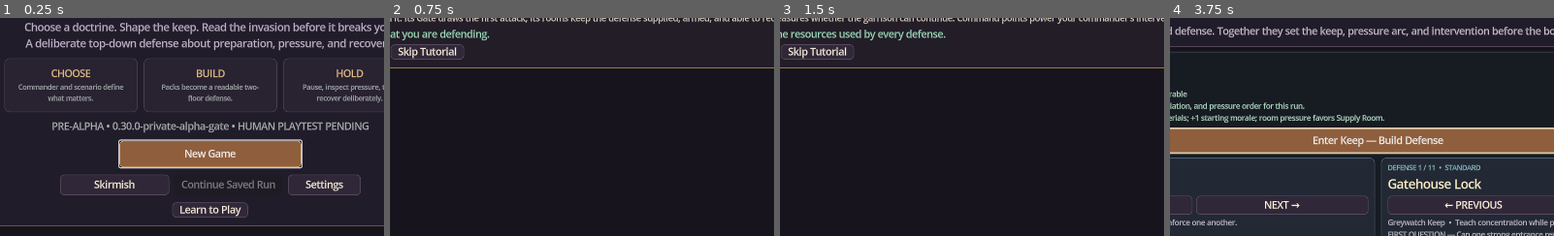
Above: before the commit, frames 1-4 (left to right).
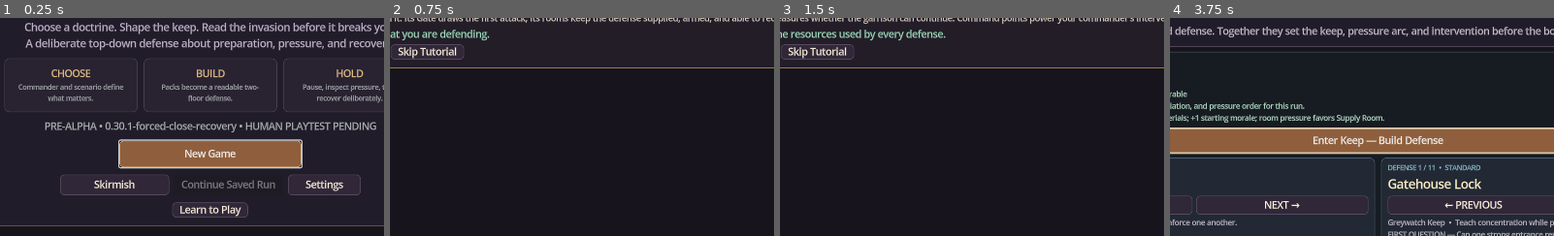
Above: after the commit, the same moments.

Repository: raphaelroshan/pack-the-keep
Game: Godot game, scene res://scenes/Main.tscn
Same seed, same stepped clock (60 frames per second), same inputs: the game is played once before the commit and once after it.
Inputs:
- Up to frame 1 (0.25 s): no input
- Up to frame 2 (0.75 s): click "New Game" at 0.5 s
- Up to frame 3 (1.5 s): click "Continue" at 1.25 s
- Up to frame 4 (3.75 s): click "Continue" at 2 s; click "Show Objective" at 2.75 s; click "Skip Tutorial" at 3.5 s
The pictures show only the part of the screen within x 22-72%, y 41-91%; the shares and areas given below are measured in that part.

The runs differ from the first frame. In frame 1, 2.2% of the frame differs, in the area x 11-98%, y 47-53%; in frame 2, nothing differs; in frame 3, nothing differs; in frame 4, less than 0.1%.

Commit message:
test: verify packaged forced close recovery

Diff:
--- a/content/content_manifest.json
+++ b/content/content_manifest.json
@@ -1,7 +1,7 @@
 {
   "schema_version": 1,
   "game_id": "pack-the-keep",
-  "content_version": "0.30.0",
+  "content_version": "0.30.1",
   "p4_vertical_slice": {
     "status": "implemented",
     "scorecard": "each_resolved_wave_records_doctrine_outcome_damage_defeated_enemies_and_recovery_actions",
@@ -632,8 +632,18 @@
     "areas": ["accessibility", "persistence", "controller_navigation", "audio_settings", "clean_install", "migration", "performance", "package_provenance", "failure_recovery", "known_limitations"],
     "performance": "bounded_deterministic_scenario_resolution_and_2560x1440_large_text_refresh_workloads",
     "release_boundary": "release_public_alpha_and_storefront_flags_remain_false_with_seven_human_gates_pending",
-    "packaged_validation": "clean_install_reinstall_stale_backup_missing_profile_and_upgrade_reports_are_rechecked_by_the_k8_gate",
+    "packaged_validation": "clean_install_reinstall_stale_backup_missing_profile_upgrade_and_forced_close_recovery_reports_are_rechecked_by_the_k8_gate",
     "evidence": ["design/k8_private_alpha_gate.md", "docs/k8_private_alpha_gate_verification.md", "tests/test_k8_private_alpha_validator.py", "tests/test_k8_performance_budget.gd"],
+    "next_slice": "p54_packaged_forced_close_recovery"
+  },
+  "p54_packaged_forced_close_recovery": {
+    "status": "implemented",
+    "process_boundary": "windows_candidate_is_terminated_after_malformed_primaries_and_valid_backups_are_flushed",
+    "relaunch": "same_relocated_executable_and_profile_restore_run_and_settings_from_backups",
+    "rewrite": "recovered_state_is_saved_back_to_current_schema_primaries",
+    "artifact": "packaged_smoke_schema_3_with_forced_termination_metadata_and_recovery_report",
+    "human_boundary": "manual_timing_around_real_os_save_operations_remains_pending",
+    "evidence": ["design/p54_packaged_forced_close_recovery.md", "docs/p54_forced_close_recovery_verification.md", "src/platform/packaged_smoke.gd", "tools/run_packaged_smoke.py", "tests/test_packaged_smoke_runner.py"],
     "next_slice": "human_private_alpha_sessions_when_owner_schedules_them"
   },
   "campaign": {
--- a/content/gameplay_framework.json
+++ b/content/gameplay_framework.json
@@ -1,7 +1,7 @@
 {
   "schema_version": 1,
   "game_id": "pack-the-keep",
-  "framework_version": "0.30.0-private-alpha-gate",
+  "framework_version": "0.30.1-forced-close-recovery",
   "design_promise": "Choose a commander, open a coherent pack, arrange a readable keep, and adapt when a forecasted invasion tests the doctrine you chose.",
   "p0_alpha_foundation": {
     "status": "implemented",
--- a/content/k8_private_alpha_gate.json
+++ b/content/k8_private_alpha_gate.json
@@ -1,6 +1,6 @@
 {
   "schema_version": 1,
-  "build_version": "0.30.0-private-alpha-gate",
+  "build_version": "0.30.1-forced-close-recovery",
   "status": "automated_candidate",
   "release_ready": false,
   "public_alpha_ready": false,
@@ -14,7 +14,7 @@
     {"id": "migration", "status": "packaged", "evidence": ["design/p14_packaged_lifecycle_safety.md", "src/platform/packaged_smoke.gd"]},
     {"id": "performance", "status": "automated", "evidence": ["tests/test_k8_performance_budget.gd"]},
     {"id": "package_provenance", "status": "packaged", "evidence": ["tests/test_release_identity.py", "docs/p47_self_contained_playtest_release_verification.md"]},
-    {"id": "failure_recovery", "status": "automated", "evidence": ["tests/test_p12_save_recovery.gd", "tests/test_p46_navigation_safety.gd"]},
+    {"id": "failure_recovery", "status": "packaged", "evidence": ["tests/test_p12_save_recovery.gd", "tests/test_p46_navigation_safety.gd", "src/platform/packaged_smoke.gd", "tools/run_packaged_smoke.py"]},
     {"id": "known_limitations", "status": "documented", "evidence": ["docs/private_alpha_known_limitations.md"]}
   ],
   "performance_budget": {
--- a/content/p12_alpha_checklist.json
+++ b/content/p12_alpha_checklist.json
@@ -1,6 +1,6 @@
 {
   "schema_version": 1,
-  "build_version": "0.30.0-private-alpha-gate",
+  "build_version": "0.30.1-forced-close-recovery",
   "status": "candidate",
   "checks": [
     {"id": "windows_launch", "status": "implemented", "evidence": ["tests/test_release_identity.py", "tools/run_packaged_smoke.py", ".github/workflows/ci.yml"]},
@@ -12,7 +12,7 @@
     {"id": "scaling", "status": "implemented", "evidence": ["tests/test_p10_controller_scaling.gd", "src/platform/packaged_smoke.gd"]},
     {"id": "input_remapping", "status": "implemented", "evidence": ["tests/test_p10_controller_scaling.gd", "src/platform/packaged_smoke.gd"]},
     {"id": "pause", "status": "implemented", "evidence": ["tests/test_p2_ui.gd", "src/platform/packaged_smoke.gd"]},
-    {"id": "crash_safe_close", "status": "implemented", "evidence": ["tests/test_p12_save_path_isolation.gd", "tests/test_p12_save_recovery.gd", "tests/test_p12_settings_recovery.gd", "src/platform/packaged_smoke.gd"]},
+    {"id": "crash_safe_close", "status": "implemented", "evidence": ["tests/test_p12_save_path_isolation.gd", "tests/test_p12_save_recovery.gd", "tests/test_p12_settings_recovery.gd", "src/platform/packaged_smoke.gd", "tools/run_packaged_smoke.py"]},
     {"id": "clean_reinstall", "status": "implemented", "evidence": ["tests/test_p12_packaged_profile.gd", "tests/test_packaged_smoke_runner.py", "tools/run_packaged_smoke.py", "design/p12_clean_reinstall.md", "design/p14_packaged_lifecycle_safety.md"]}
   ],
   "human_gates": [
--- a/content/p16_playtest_protocol.json
+++ b/content/p16_playtest_protocol.json
@@ -1,6 +1,6 @@
 {
   "schema_version": 1,
-  "build_version": "0.30.0-private-alpha-gate",
+  "build_version": "0.30.1-forced-close-recovery",
   "status": "ready_for_human_sessions",
   "release_ready": false,
   "minimum_completed_sessions": 4,
--- a/project.godot
+++ b/project.godot
@@ -6,7 +6,7 @@
 
 [application]
 config/name="Pack the Keep"
-config/version="0.30.0-private-alpha-gate"
+config/version="0.30.1-forced-close-recovery"
 run/main_scene="res://scenes/Main.tscn"
 config/features=PackedStringArray("4.3", "GL Compatibility")
 boot_splash/bg_color=Color(0.045, 0.04, 0.055, 1)
--- a/src/platform/packaged_smoke.gd
+++ b/src/platform/packaged_smoke.gd
@@ -7,6 +7,7 @@
 const SETTINGS_PATH := "user://packaged_smoke_settings.json"
 const SETTINGS_TEMP_PATH := "user://packaged_smoke_settings.json.tmp"
 const SETTINGS_BACKUP_PATH := "user://packaged_smoke_settings.json.bak"
+const FORCED_CLOSE_READY_PATH := "user://packaged_forced_close_ready"
 
 func _record_error(errors: Array[String], condition: bool, message: String) -> void:
 	if not condition:
@@ -17,6 +18,20 @@
 		return {}
 	var parsed: Variant = JSON.parse_string(FileAccess.get_file_as_string(path))
 	return parsed if parsed is Dictionary else {}
+
+func _write_text(path: String, value: String) -> bool:
+	var file: FileAccess = FileAccess.open(path, FileAccess.WRITE)
+	if file == null:
+		return false
+	file.store_string(value)
+	file.flush()
+	file.close()
+	return true
+
+func _copy_text(source: String, destination: String) -> bool:
+	if not FileAccess.file_exists(source):
+		return false
+	return _write_text(destination, FileAccess.get_file_as_string(source))
 
 func _has_joypad_binding(action: String, button_index: int = -1) -> bool:
 	for event in InputMap.action_get_events(action):
@@ -50,7 +65,7 @@
 	var phase: String = OS.get_environment("PACK_THE_KEEP_SMOKE_PHASE")
 	if phase.is_empty():
 		phase = "clean_install"
-	var supported_phases: Array[String] = ["clean_install", "reinstall", "stale_backup", "missing_profile", "upgrade"]
+	var supported_phases: Array[String] = ["clean_install", "reinstall", "stale_backup", "missing_profile", "upgrade", "forced_close_prepare", "forced_close_recovery"]
 	_record_error(errors, supported_phases.has(phase), "unknown packaged smoke phase: %s" % phase)
 	await get_tree().process_frame
 	await get_tree().process_frame
@@ -99,9 +114,48 @@
 	var upgrade_run_migrated: bool = false
 	var upgrade_settings_ready: bool = false
 	var upgraded_files_current: bool = false
+	var forced_close_detected: bool = false
+	var forced_close_run_recovered: bool = false
+	var forced_close_settings_recovered: bool = false
+	var forced_close_files_current: bool = false
 	var authoritative_before_settings: String = JSON.stringify(ui.keep.serialize())
 	var settings_state_unchanged: bool = false
-	if phase == "reinstall":
+	if phase == "forced_close_prepare":
+		_record_error(errors, profile_files_complete, "forced-close preparation needs the existing run and settings")
+		ui._load_preferences()
+		ui._on_load()
+		_record_error(errors, ui.keep.seed == 3307 and ui.keep.wave_active and ui.keep.battle_step == 1, "forced-close preparation could not load the baseline run")
+		_record_error(errors, ui.ui_scale_index == 2 and _has_joypad_binding("battle_pause", 10), "forced-close preparation could not load the baseline settings")
+		_record_error(errors, _copy_text(SAVE_PATH, SAVE_BACKUP_PATH), "forced-close preparation could not protect the run backup")
+		_record_error(errors, _copy_text(SETTINGS_PATH, SETTINGS_BACKUP_PATH), "forced-close preparation could not protect the settings backup")
+		_record_error(errors, _write_text(SAVE_PATH, "{\"schema_version\":"), "forced-close preparation could not strand the run primary")
+		_record_error(errors, _write_text(SETTINGS_PATH, "{\"schema_version\":"), "forced-close preparation could not strand the settings primary")
+		if not errors.is_empty():
+			for error in errors:
+				push_error(error)
+			get_tree().quit(1)
+			return
+		if not _write_text(FORCED_CLOSE_READY_PATH, "ready"):
+			push_error("forced-close preparation could not publish readiness")
+			get_tree().quit(1)
+			return
+		while true:
+			await get_tree().create_timer(1.0).timeout
+	elif phase == "forced_close_recovery":
+		forced_close_detected = profile_files_complete and profile_backups_complete
+		_record_error(errors, forced_close_detected, "forced-close recovery needs malformed primaries and valid backups")
+		ui._load_preferences()
+		settings_state_unchanged = JSON.stringify(ui.keep.serialize()) == authoritative_before_settings
+		forced_close_settings_recovered = ui.ui_scale_index == 2 and ui.window_size_index == 3 and _has_joypad_binding("battle_pause", 10)
+		ui._on_load()
+		forced_close_run_recovered = ui.keep.seed == 3307 and ui.keep.wave_active and ui.keep.battle_step == 1
+		_record_error(errors, forced_close_settings_recovered, "forced-close recovery did not restore settings from backup")
+		_record_error(errors, forced_close_run_recovered, "forced-close recovery did not restore the run from backup")
+		ui._on_save()
+		_record_error(errors, ui._save_preferences(), "forced-close recovery could not rewrite settings")
+		forced_close_files_current = int(_read_json(SAVE_PATH).get("schema_version", 0)) == 4 and int(_read_json(SETTINGS_PATH).get("schema_version", 0)) == 5
+		_record_error(errors, forced_close_files_current, "forced-close recovery did not rewrite current primary files")
+	elif phase == "reinstall":
 		_record_error(errors, profile_files_complete, "reinstalled build could not see both existing profile files")
 		ui._load_preferences()
 		settings_state_unchanged = JSON.stringify(ui.keep.serialize()) == authoritative_before_settings
@@ -237,6 +291,10 @@
 		"upgrade_run_migrated": upgrade_run_migrated,
 		"upgrade_settings_ready": upgrade_settings_ready,
 		"upgraded_files_current": upgraded_files_current,
+		"forced_close_detected": forced_close_detected,
+		"forced_close_run_recovered": forced_close_run_recovered,
+		"forced_close_settings_recovered": forced_close_settings_recovered,
+		"forced_close_files_current": forced_close_files_current,
 		"settings_state_unchanged": settings_state_unchanged,
 		"main_scene_freed": main_scene_freed,
 		"smoke_guard": OS.get_environment("PACK_THE_KEEP_PACKAGED_SMOKE") == "1",
--- a/tools/ci_manifest.json
+++ b/tools/ci_manifest.json
@@ -1,7 +1,7 @@
 {
   "slug": "pack-the-keep",
   "display_name": "Pack the Keep",
-  "build_version": "0.30.0-private-alpha-gate",
+  "build_version": "0.30.1-forced-close-recovery",
   "godot_test": "res://tests/test_keep_state.gd",
   "primary_repo": "raphaelroshan/pack-the-keep",
   "release_platforms": ["steam", "epic-games-store"],
Not shown, changed: README.md
Not shown, changed: design/k8_private_alpha_gate.md
Not shown, added: design/p54_packaged_forced_close_recovery.md
Not shown, changed: docs/agent_feeding_guide.md
Not shown, changed: docs/agent_handoff_roadmap.md
Not shown, changed: docs/ai_game_quality_execution_plan.md
Not shown, changed: docs/decision_log.md
Not shown, changed: docs/game_quality_transformation_plan.md
Not shown, changed: docs/internal_test_release.md
Not shown, changed: docs/k8_private_alpha_gate_verification.md
Not shown, changed: docs/latest_test_report_2026-08-30.md
Not shown, changed: docs/p12_human_alpha_checklist.md
(and 8 more such lines)
